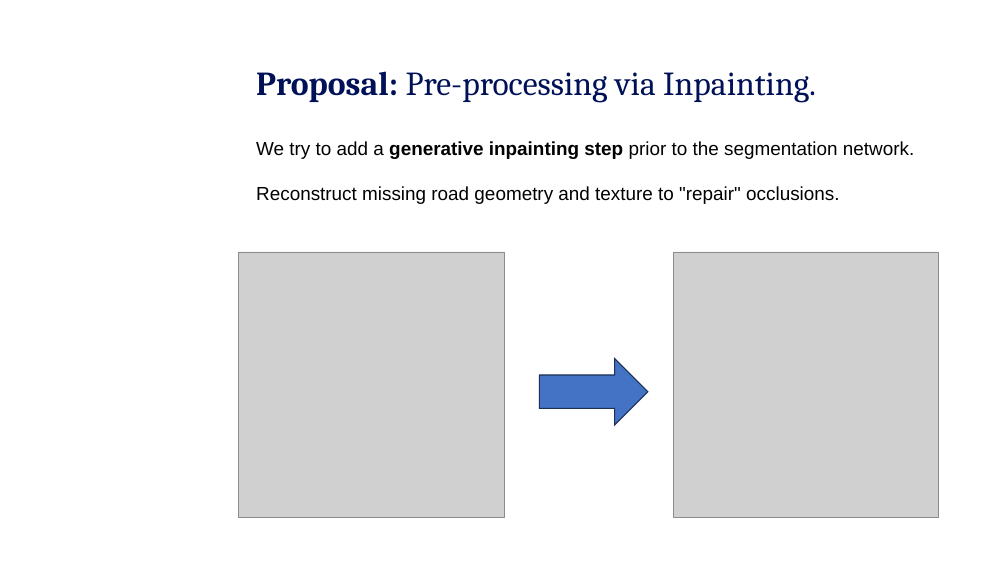
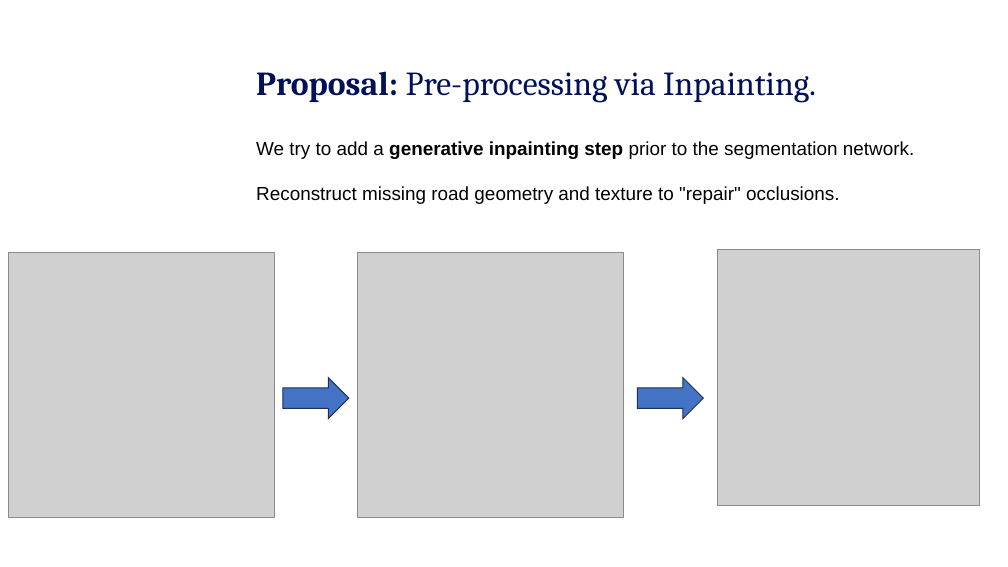
Before and after one commit to Plantius/UC-Final, a slide deck: slide 4 of presentation.pptx. Drawn at 1008x567 pixels with LibreOffice and Linux fonts; fonts in the diff are those of the drawing; grey boxes stand for pictures. Boxes give left, top, right and bottom in pixels: in the first picture for what was removed or moved away, otherwise in the second. Text is boxed around its words. In the diff, an @@ line names an element or a change of style, - is before the commit and + after.

```diff
--- a/presentation.pptx
+++ b/presentation.pptx
@@ picture: place and size @@
-picture at <box>239,252,504,517</box>
+picture at <box>9,252,274,517</box>
@@ picture: place and size @@
-picture at <box>674,252,939,517</box>
+picture at <box>358,252,623,517</box>
@@ picture added at <box>718,250,980,506</box> @@
@@ right arrow: place and size @@
-right arrow at <box>540,358,649,425</box>
+right arrow at <box>283,378,349,419</box>
@@ right arrow added at <box>637,378,703,419</box>, fill #4472C4, outline #1E3256 1 pt @@
```
Also in this commit, not shown: 2 other slides changed, 5 other files.
